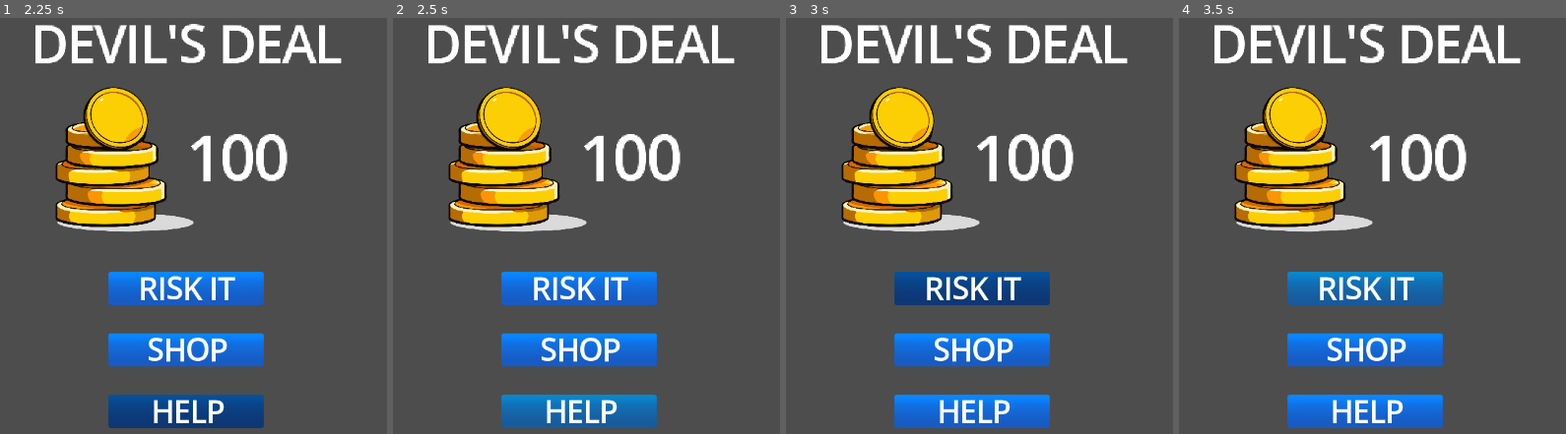
Above: before the commit, frames 1-4 (left to right).
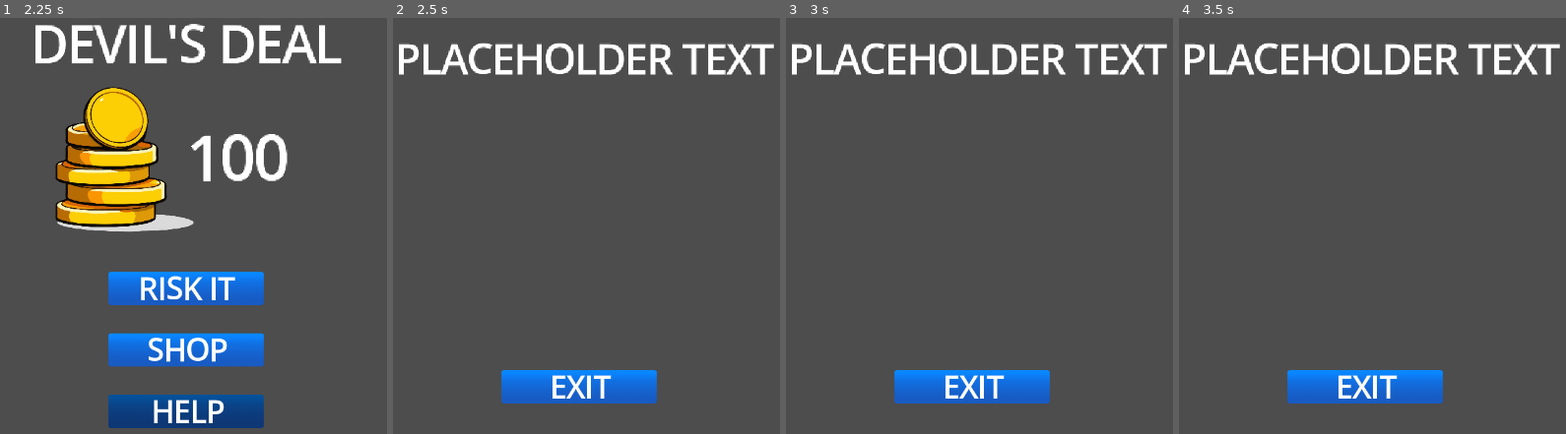
Above: after the commit, the same moments.

Repository: revvmp/Brackeys-Game-Jam-2025.2
Game: Godot game, scene res://main_menu/MainMenu.tscn
Same seed, same stepped clock (60 frames per second), same inputs: the game is played once before the commit and once after it.
Inputs (mouse positions are in pixels of both pictures, inside the frame that each line leads up to):
- Up to frame 1 (2.25 s): tap Enter at 0.5, 2 s; move the mouse to (185, 288) at 0.52 s; click (185, 288) at 0.67 s; tap Space at 1.25 s; move the mouse to (185, 350) at 1.27 s; click (185, 350) at 1.42 s; move the mouse to (185, 409) at 2.02 s; click (185, 409) at 2.17 s
- Up to frame 2 (2.5 s): no input
- Up to frame 3 (3 s): tap Space at 2.75 s; move the mouse to (933, 305) at 2.77 s; click (933, 305) at 2.92 s
- Up to frame 4 (3.5 s): no input

Frame 1 is identical in both runs. In frame 2, 26% of the frame differs, in the area x 1-99%, y 1-99%; in frame 3, 26%; in frame 4, 26%.

Commit message:
FEAT: Add help button

Diff:
--- a/main_menu/help_menu/HelpMenu.tscn
+++ b/main_menu/help_menu/HelpMenu.tscn
@@ -4,5 +4,22 @@
 
 [node name="HelpMenu" type="Node2D"]
 
-[node name="Button" parent="." instance=ExtResource("1_dwop5")]
+[node name="Information" type="Label" parent="."]
+anchors_preset = 8
+anchor_left = 0.5
+anchor_top = 0.5
+anchor_right = 0.5
+anchor_bottom = 0.5
+offset_left = 341.0
+offset_top = 63.0
+offset_right = 495.0
+offset_bottom = 85.3333
+grow_horizontal = 2
+grow_vertical = 2
+scale = Vector2(4, 4)
+text = "PLACEHOLDER TEXT"
+horizontal_alignment = 1
+vertical_alignment = 1
+
+[node name="ExitButton" parent="." instance=ExtResource("1_dwop5")]
 position = Vector2(640, 640)
--- a/main_menu/help_menu/exit_button.gd
+++ b/main_menu/help_menu/exit_button.gd
@@ -1,4 +1,4 @@
 extends "res://ui/button.gd"
 
 func on_mouse_pressed():
-	print("Exit Button Pressed")
+	get_tree().change_scene_to_file("res://main_menu/MainMenu.tscn")
--- a/main_menu/main_menu_nodes/help_button.gd
+++ b/main_menu/main_menu_nodes/help_button.gd
@@ -1,7 +1,4 @@
 extends "res://ui/button.gd"
 
-func _on_area_2d_input_event(_viewport: Node, event: InputEvent, _shape_idx: int) -> void:
-	super(_viewport, event, _shape_idx)
-	if event is InputEventMouseButton:
-		if event.button_index == MOUSE_BUTTON_LEFT and not event.pressed:
-			print("Open Help Menu")
+func on_mouse_pressed():
+	get_tree().change_scene_to_file("res://main_menu/help_menu/HelpMenu.tscn")
--- a/main_menu/main_menu_nodes/play_button.gd
+++ b/main_menu/main_menu_nodes/play_button.gd
@@ -1,7 +1,4 @@
 extends "res://ui/button.gd"
 
-func _on_area_2d_input_event(_viewport: Node, event: InputEvent, _shape_idx: int) -> void:
-	super(_viewport, event, _shape_idx)
-	if event is InputEventMouseButton:
-		if event.button_index == MOUSE_BUTTON_LEFT and not event.pressed:
-			print("Start a random game")
+func on_mouse_pressed():
+	print("Start a random game")
--- a/main_menu/main_menu_nodes/shop_button.gd
+++ b/main_menu/main_menu_nodes/shop_button.gd
@@ -1,7 +1,4 @@
 extends "res://ui/button.gd"
 
-func _on_area_2d_input_event(_viewport: Node, event: InputEvent, _shape_idx: int) -> void:
-	super(_viewport, event, _shape_idx)
-	if event is InputEventMouseButton:
-		if event.button_index == MOUSE_BUTTON_LEFT and not event.pressed:
-			print("Open Shop")
+func on_mouse_pressed():
+	print("Open Shop")
